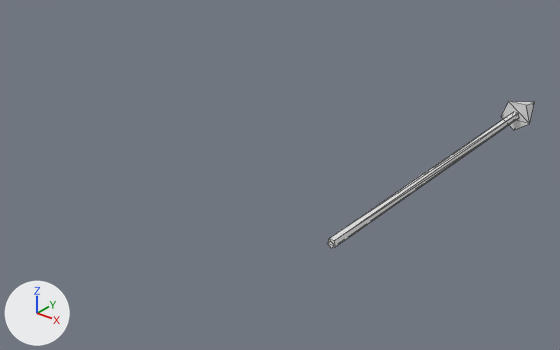
The OBJ model assets/arrows.obj, before and after one commit.
Before and after are seen from a camera (50 mm lens) standing at (1.69, -2.48, 1.79) and looking at (-1.03, 0.92, -0.32). The lights are fixed; the arrows at lower left show +X, +Y and +Z. Mesh edges are drawn as thin lines. Where no turn or scale is listed for an object, it has been applied to the vertices.

The first picture shows 'Arrow_Cone'.
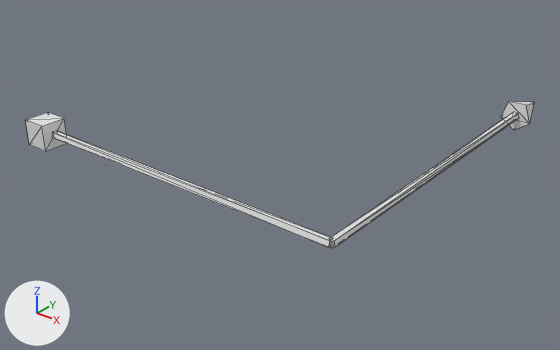
Pixel boxes [x1, y1, x2, y2] of what changed, in the pictures (560 x 350 px):
'Block_Cube', added
    after: [26, 112, 331, 248]

The change, as a list of edits to the scene's bpy script:
```text
Add me_block_cube:
    me_block_cube.from_pydata(...)  # 18 vertices, 28 faces; spans x -2.16..0.0, y -0.08..0.08, z -0.08..0.08
Add ob_block_cube:
    ob_block_cube = bpy.data.objects.new('Block_Cube', me_block_cube)
    ob_block_cube.location = (0.0, 0.0, 0.0)
```
